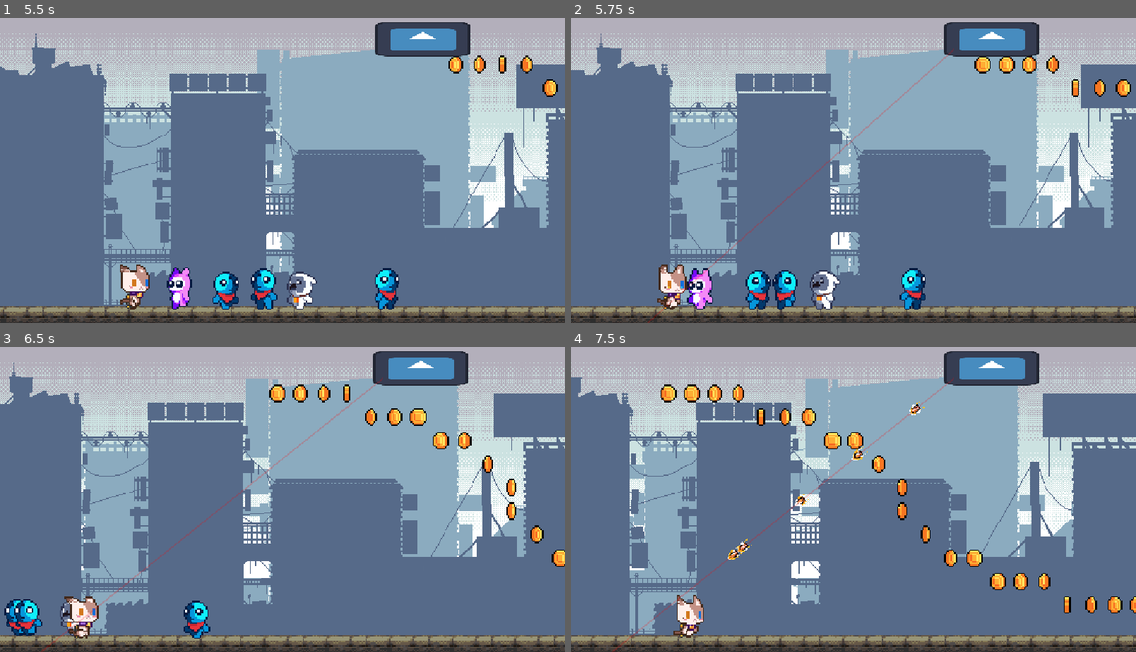
Above: before the commit, frames 1-4 (two rows, left to right).
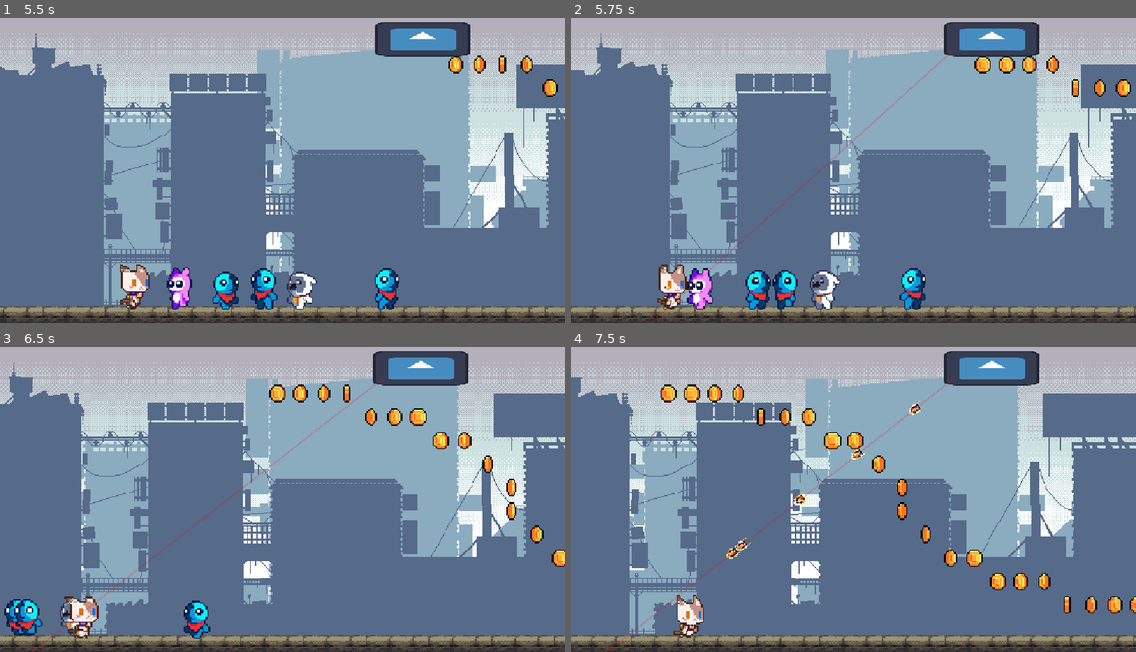
Above: after the commit, the same moments.

Repository: that-damn-cat/jetpack-joyride-recreation
Game: Godot game, scene res://Game.tscn
Same seed, same stepped clock (60 frames per second), same inputs: the game is played once before the commit and once after it. The engine's default icon, where the game draws it, is replaced by a stand-in: a white triangle on a blue panel in a dark square. Sound files missing from this copy of the repository are replaced by a short silence.
Inputs:
- Up to frame 1 (5.5 s): tap Space (jump) at 0.77, 1.52, 3.02, 3.77, 4.52 s
- Up to frame 2 (5.75 s): no input
- Up to frame 3 (6.5 s): tap Space (jump) at 6.02 s
- Up to frame 4 (7.5 s): tap Space (jump) at 6.77 s

Frame 1 is identical in both runs. In frame 2, 0.5% of the frame differs, in the area x 13-67%, y 12-100%; in frame 3, 0.7%; in frame 4, 0.8%, in the area x 6-67%, y 12-100%.

Commit message:
Minor Cleanup

Diff:
--- a/Scenes/Helicopter/States/entering.gd
+++ b/Scenes/Helicopter/States/entering.gd
@@ -7,12 +7,13 @@
 
 var sfxTween: Tween
 
+## Position just off screen when first instantiated
 func _ready() -> void:
 	super()
 	helicopter.global_position.x = get_viewport().get_visible_rect().size.x + (%CollisionShape2D.shape.size.x / 2) + 32.0
 	helicopter.global_position.y = (%CollisionShape2D.shape.size.y / 2) + 32.0
 
-
+## Ramp up sfx volume to announce entry before moving onto screen and seeking the player
 func enter() -> void:
 	sfxTween = self.create_tween()
 	sfxTween.tween_property(flight_sfx, "volume_db", helicopter_volume_db, 3.5)
--- a/Scenes/Helicopter/States/firing.gd
+++ b/Scenes/Helicopter/States/firing.gd
@@ -23,14 +23,15 @@
 	bullet_angle = rad_to_deg(spawn_position.get_angle_to(target.global_position))
 	%AimVisual.visible = true
 
-
+# Track the player for aim_seconds, pointing a visible line at them while doing so.
+# After aim_seconds is elapsed, commit to firing num_shots at that target.
 func update(delta: float) -> void:
 	cur_aim_time += delta
 
 	if cur_aim_time < aim_seconds:
 		var angle_error = abs(bullet_angle - rad_to_deg(spawn_position.get_angle_to(target.global_position))) / bullet_angle
 		if angle_error > 0.01:
-			bullet_angle = lerp(bullet_angle, rad_to_deg(spawn_position.get_angle_to(target.global_position)), clamp(aim_seconds - cur_aim_time, 0.05, 1.0))
+			bullet_angle = lerp(bullet_angle, rad_to_deg(spawn_position.get_angle_to(target.global_position)), 0.2)
 	else:
 		try_shoot()
 
--- a/Scenes/Helicopter/States/seeking.gd
+++ b/Scenes/Helicopter/States/seeking.gd
@@ -8,8 +8,9 @@
 var current_speed: float = 0.0
 
 func _ready() -> void:
+	super()
 	seek_speed += Globals.run_speed
-	super()
+
 
 func enter() -> void:
 	# Turn on the shape cast to find the player
--- a/Scenes/Helicopter/helicopter.tscn
+++ b/Scenes/Helicopter/helicopter.tscn
@@ -12,7 +12,7 @@
 [ext_resource type="Script" uid="uid://dmwlmog2s7ugm" path="res://Scenes/Helicopter/States/seeking.gd" id="10_cuh7m"]
 [ext_resource type="Script" uid="uid://ch07a8qq8dl3g" path="res://Scenes/Helicopter/States/firing.gd" id="10_fdxyx"]
 [ext_resource type="Script" uid="uid://csc2grf8ijxpc" path="res://Scenes/Helicopter/States/entering.gd" id="10_jva8s"]
-[ext_resource type="Script" uid="uid://djcot3ncqj3h8" path="res://Scenes/Helicopter/leaving.gd" id="12_jva8s"]
+[ext_resource type="Script" uid="uid://djcot3ncqj3h8" path="res://Scenes/Helicopter/States/leaving.gd" id="12_jva8s"]
 
 [sub_resource type="RectangleShape2D" id="RectangleShape2D_0mevm"]
 size = Vector2(198, 72)
--- a/Scenes/Player/player.tscn
+++ b/Scenes/Player/player.tscn
@@ -15,7 +15,7 @@
 [ext_resource type="Script" uid="uid://xmr3p4wrraye" path="res://Components/State/State.gd" id="13_06tpx"]
 
 [sub_resource type="RectangleShape2D" id="RectangleShape2D_joorw"]
-size = Vector2(60, 84)
+size = Vector2(57, 84)
 
 [sub_resource type="Animation" id="Animation_v1qfn"]
 length = 0.001
@@ -181,7 +181,7 @@
 script = ExtResource("1_onrkg")
 
 [node name="PhysicsCollider" type="CollisionShape2D" parent="."]
-position = Vector2(-3, -9)
+position = Vector2(-1.5, -9)
 shape = SubResource("RectangleShape2D_joorw")
 
 [node name="Sprite2D" type="Sprite2D" parent="."]
Renamed: Scenes/Helicopter/leaving.gd -> Scenes/Helicopter/States/leaving.gd
Renamed: Scenes/Helicopter/leaving.gd.uid -> Scenes/Helicopter/States/leaving.gd.uid
